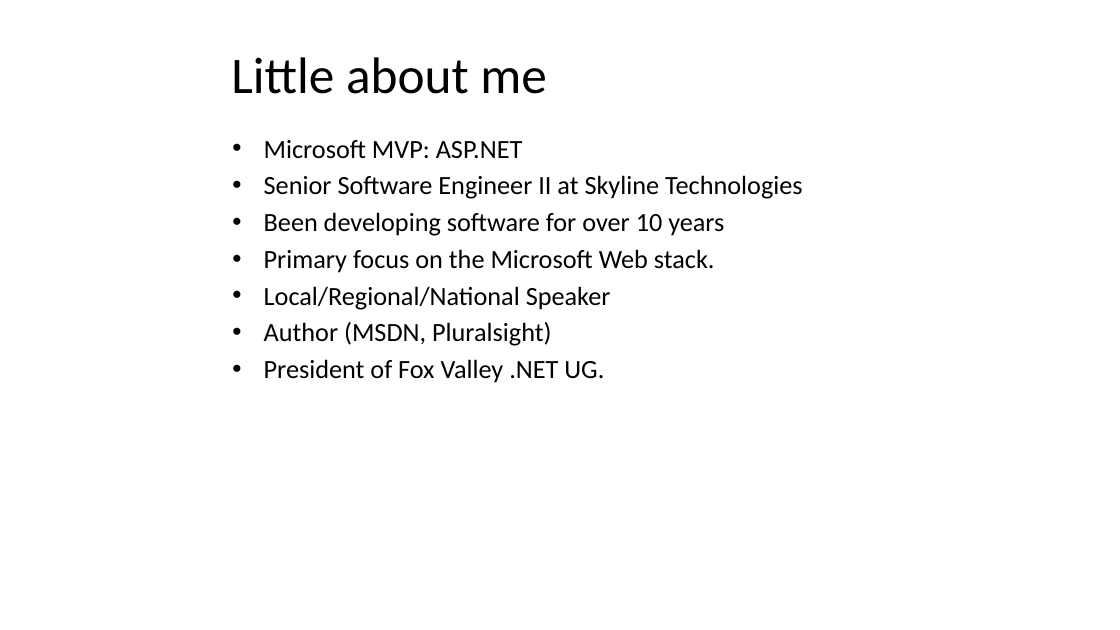
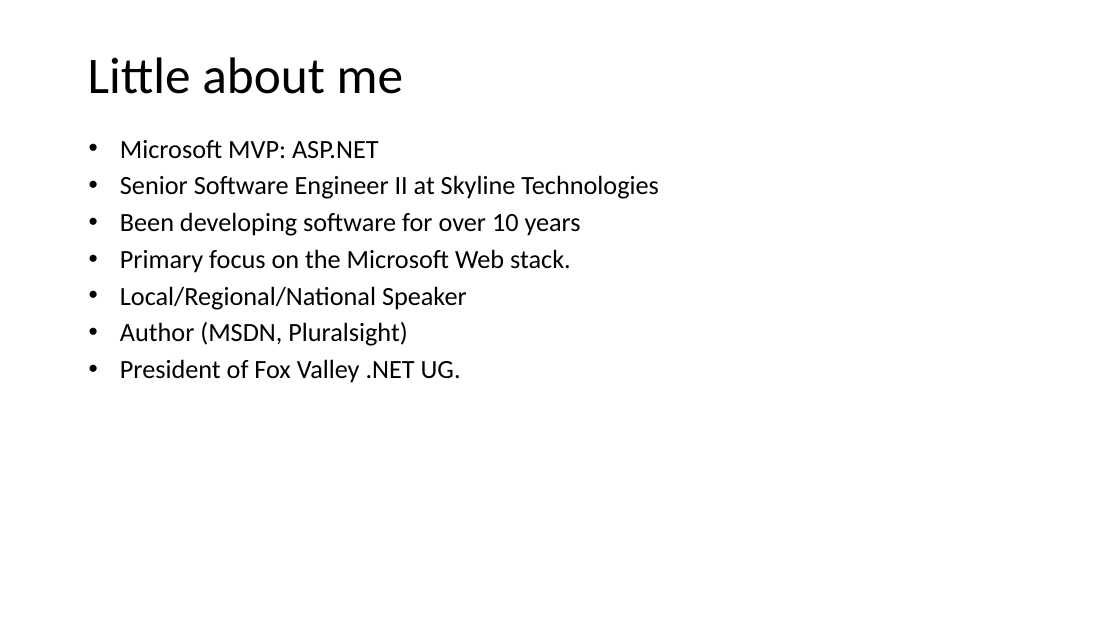
Before and after one commit to kburnell/TestDrivingASP.NETMVC, a slide deck: slide 2 of TestDrivingASP.NETMVC_Widescreen.pptx. Drawn at 1120x630 pixels with LibreOffice and Linux fonts; fonts in the diff are those of the drawing; background and template pictures are left out. Boxes give left, top, right and bottom in pixels: in the first picture for what was removed or moved away, otherwise in the second. Text is boxed around its words. In the diff, an @@ line names an element or a change of style, - is before the commit and + after.

```diff
--- a/TestDrivingASP.NETMVC_Widescreen.pptx
+++ b/TestDrivingASP.NETMVC_Widescreen.pptx
@@ title "Little about me": place and size @@
-title "Little about me" at [231, 57, 546, 94]
+title "Little about me" at [88, 57, 403, 94]
@@ text "Microsoft MVP: ASP.NET": place and size @@
-text "Microsoft MVP: ASP.NET" at [264, 140, 803, 383]
+text "Microsoft MVP: ASP.NET" at [120, 140, 659, 383]
```
Also in this commit, not shown: 12 other slides changed, 2 other files.
